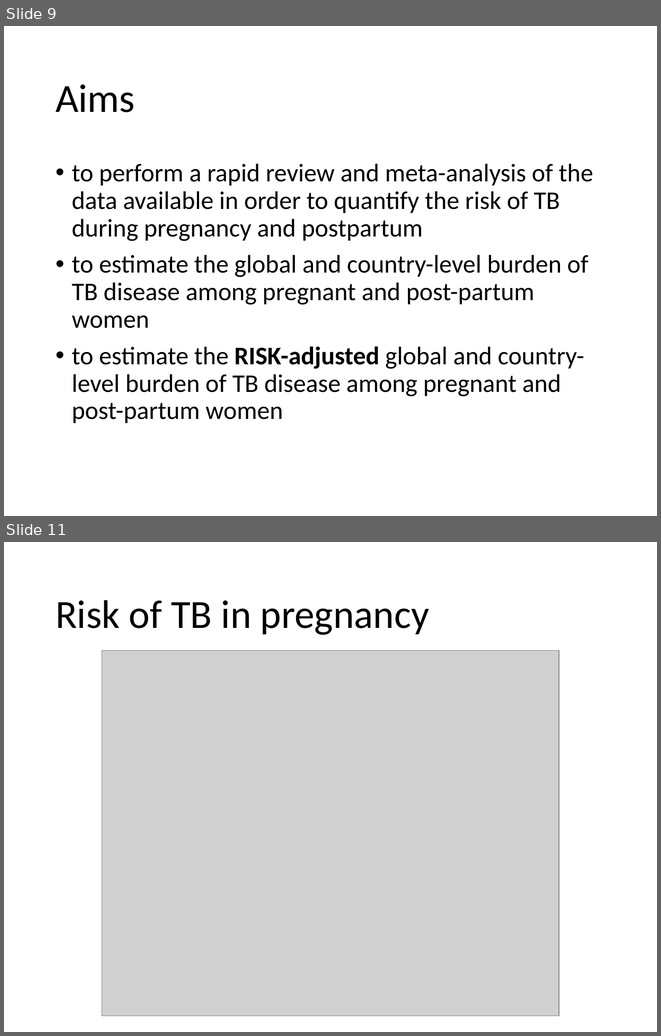
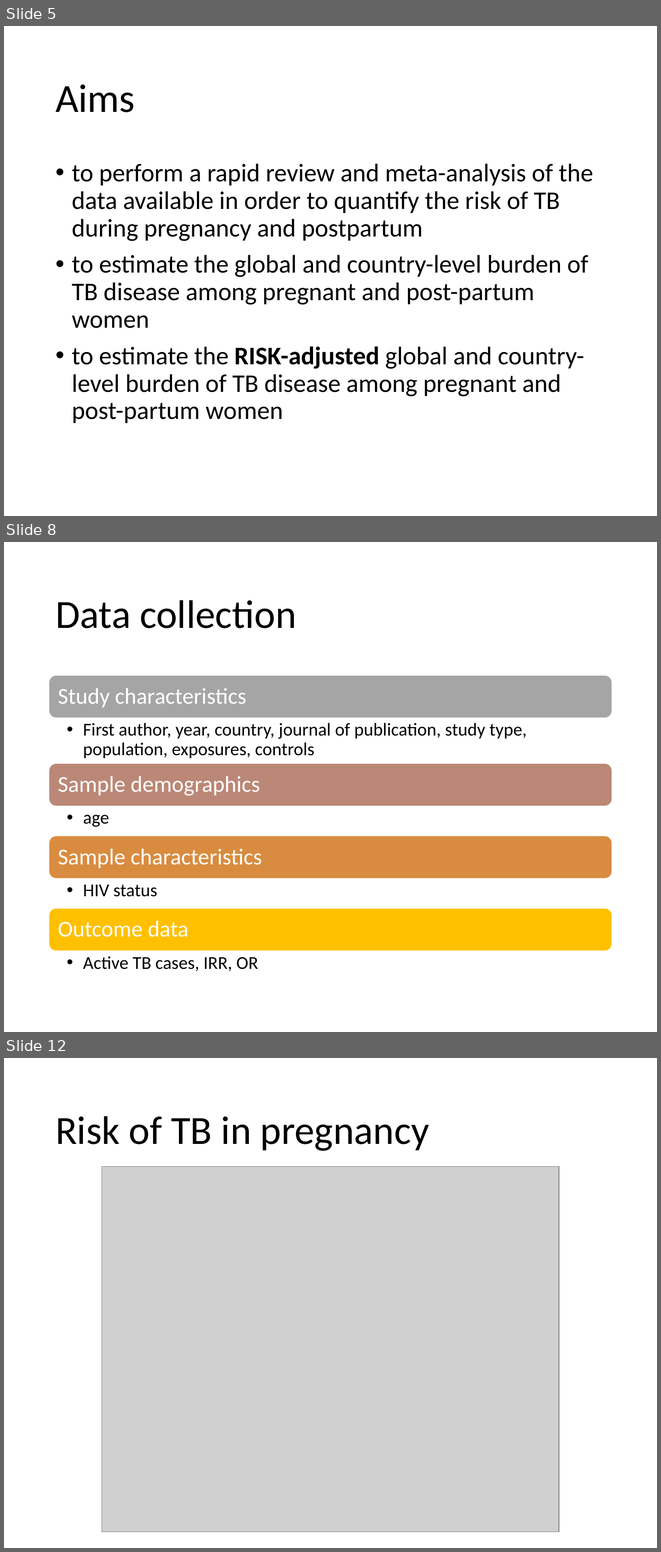
Before and after one commit to petedodd/pregtb, a slide deck: outdata/Revisiting the burden of TB in pregnant and post-partum women2.pptx. Shown one above the other, each under a label of ours: slides 9 and 11 before the commit, slides 5, 8 and 12 after it; the slides between them are not shown. The pictures are 661x1036 and 661x1552 pixels, drawn with LibreOffice and Linux fonts; fonts in the diff are those of the drawing; grey boxes stand for pictures. Boxes give left, top, right and bottom in pixels: in the first picture for what was removed or moved away, otherwise in the second. Text is boxed around its words. In the diff, an @@ line names an element or a change of style, - is before the commit and + after.

```diff
--- a/outdata/Revisiting the burden of TB in pregnant and post-partum women2.pptx
+++ b/outdata/Revisiting the burden of TB in pregnant and post-partum women2.pptx
@@ slide 8 added at <box>4,542,657,1032</box>, background #FFFFFF @@
@@ title added at <box>55,600,297,628</box>, 44 pt, text #000000 @@
+Data collection
@@ group added at <box>49,675,612,971</box>: 8 texts, 4 rounded rectangles @@
+Study characteristics
+  •• First author, year, country, journal of publication, study type, population, exposures, controls
+Sample demographics
+  •• age
+Sample characteristics
+  •• HIV status
+Outcome data
+  •• Active TB cases, IRR, OR
@@ what was slide 9 is now slide 5 @@
@@ what was slide 11 is now slide 12 @@
```
Also in this commit, not shown: 4 slides changed, 6 other slides added, 6 slides removed, 33 other files.
